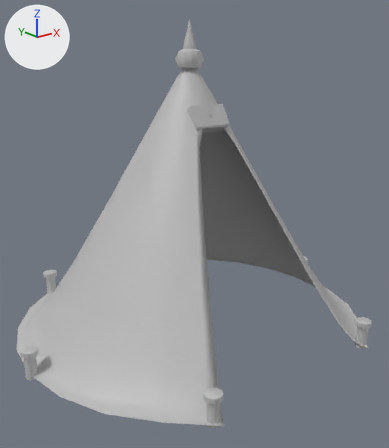
Renders of the FBX model Assets/Models/HumanCamp/Models/WizardTent_Empty.fbx from each side of a commit.
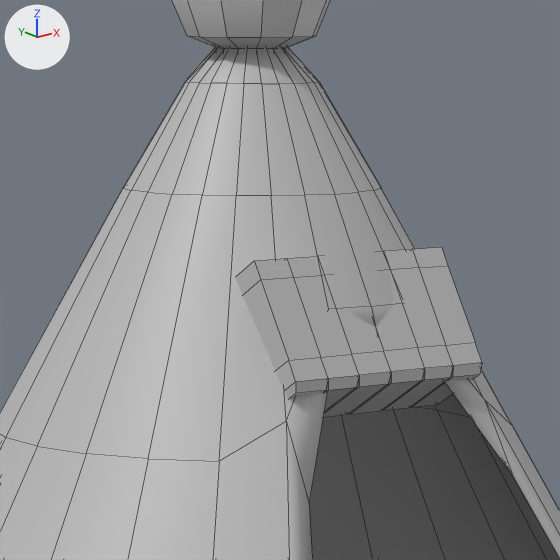
Each version is shown whole from a 50 mm lens placed at (-0.2311, -0.2939, 0.1904), pointed at (0.0008, -0.0041, 0.0745), then close up on the part from 38% to 62% of the width and 14% to 35% of the height. Every picture has the same lights, and +X, +Y and +Z are marked at upper left. The close-ups show mesh edges as thin lines. Where no turn or scale is listed for an object, it has been applied to the vertices.

Objects in the first close-up: 'WizardTent'.
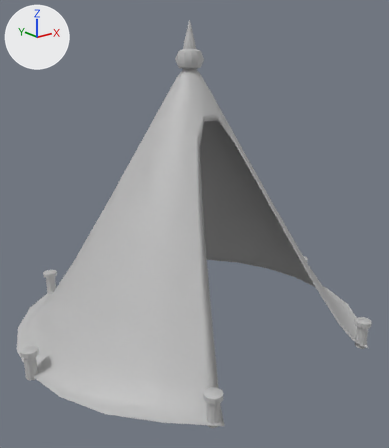
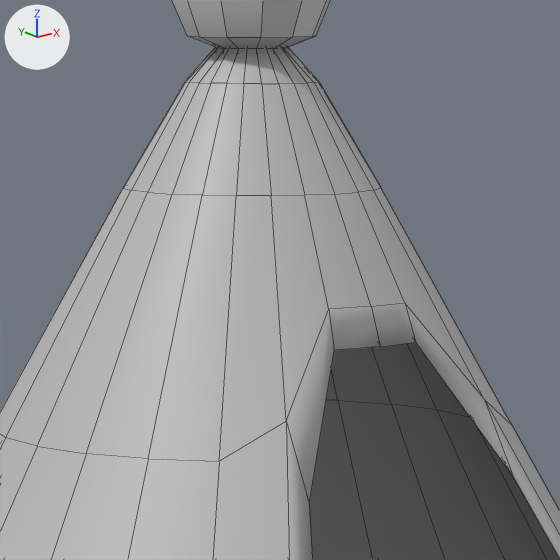
The change, as a diff of the scene's bpy script:
```diff
--- a/Assets/Models/HumanCamp/Models/WizardTent_Empty.fbx.py
+++ b/Assets/Models/HumanCamp/Models/WizardTent_Empty.fbx.py
@@ me_mesh @@
 me_mesh.from_pydata(...)  # 1145 vertices, 1154 faces; spans x -0.132..0.132, y -0.12..0.12, z -0.11..0.11
 # used by ob_wizardtent; location = (0.0002, 0.0073, 0.1019)
+# me_mesh part 1: the loose piece of 80 vertices spanning x -0.014..0.014, y -0.032..-0.016, z 0.039..0.057 is deleted
 me_mesh.materials.append(mat_lambert1)
```

Boxes [x1, y1, x2, y2] around the edits, measured in the close-ups (560 x 560 px):
part 1 of me_mesh, deleted: before [235, 247, 482, 417]
